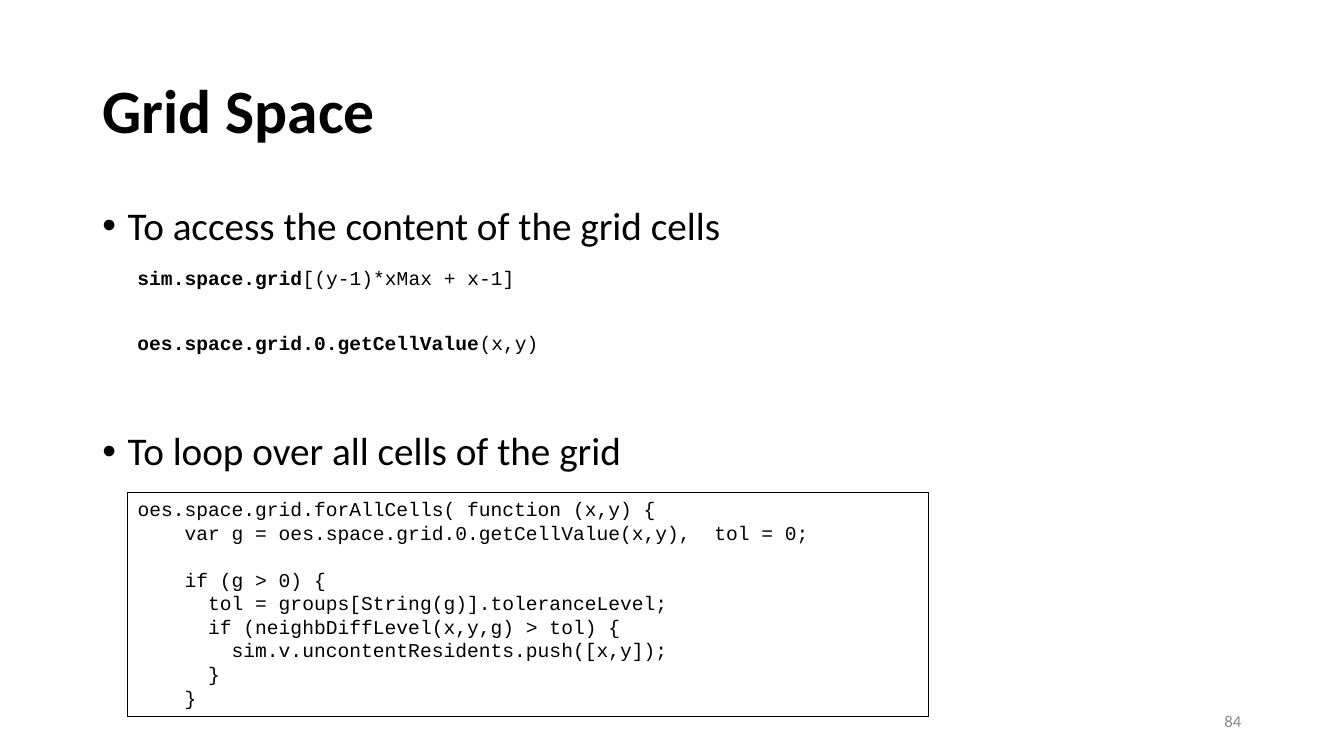
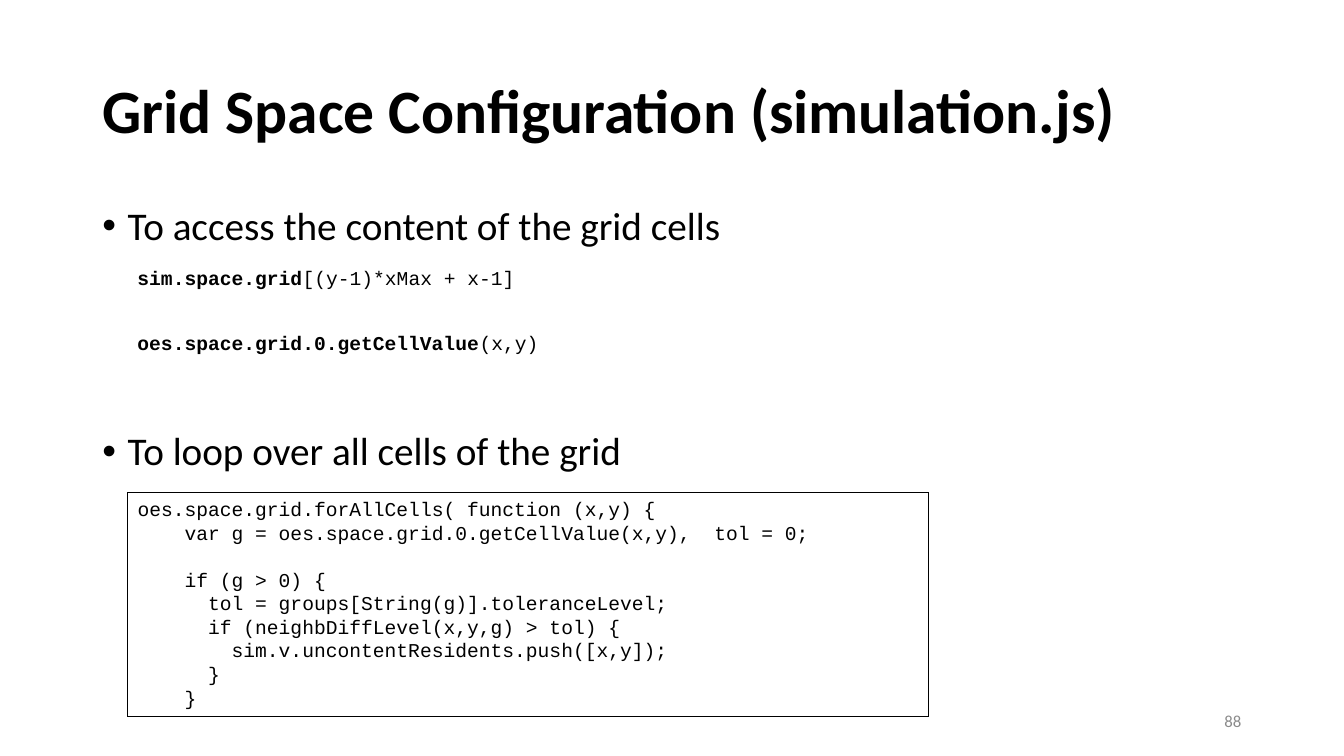
Before and after one commit to JackNico7/Computational-Thinking, a slide deck: slide 88 of presentation/introduction_to_javascript-based_simulation.pptx (slide 84 before the commit). Drawn at 1344x756 pixels with LibreOffice and Linux fonts; fonts in the diff are those of the drawing. Boxes give left, top, right and bottom in pixels: in the first picture for what was removed or moved away, otherwise in the second. Text is boxed around its words. In the diff, an @@ line names an element or a change of style, - is before the commit and + after.

```diff
--- a/presentation/introduction_to_javascript-based_simulation.pptx
+++ b/presentation/introduction_to_javascript-based_simulation.pptx
@@ title at (x1=102, y1=87, x2=1115, y2=144): text changed @@
-Grid Space
+Grid Space Configuration (simulation.js)
@@ page number at (x1=1224, y1=715, x2=1241, y2=727): text changed @@
-84
+88
```
Also in this commit, not shown: 5 other slides changed, 1 slide added, 2 slides removed, 21 other files.
